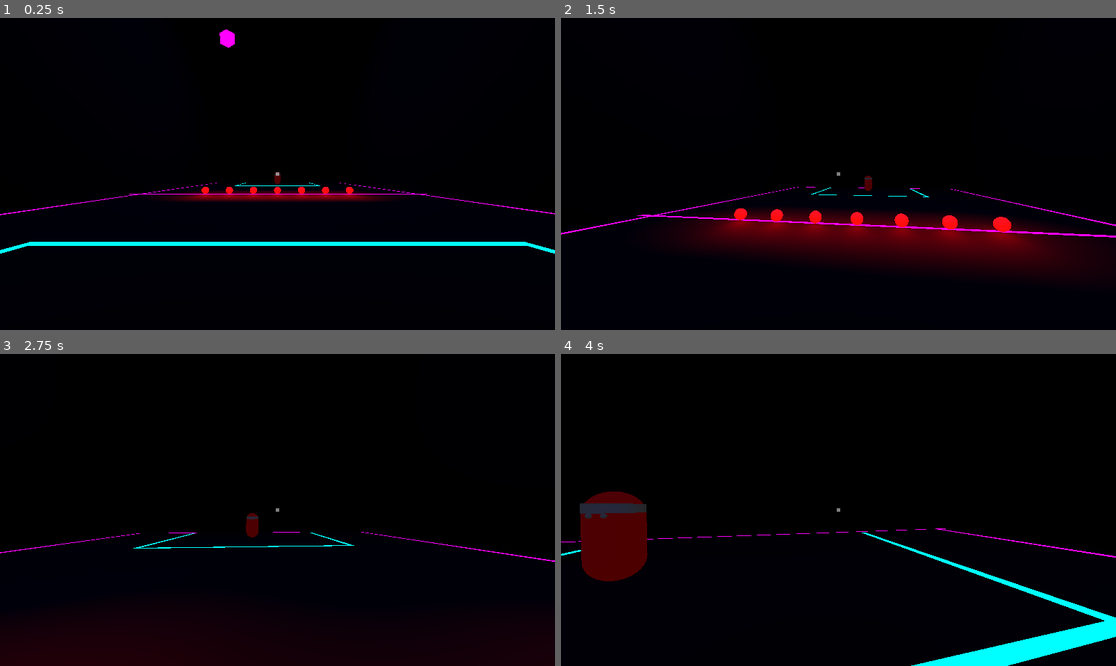
Above: before the commit, frames 1-4 (two rows, left to right).
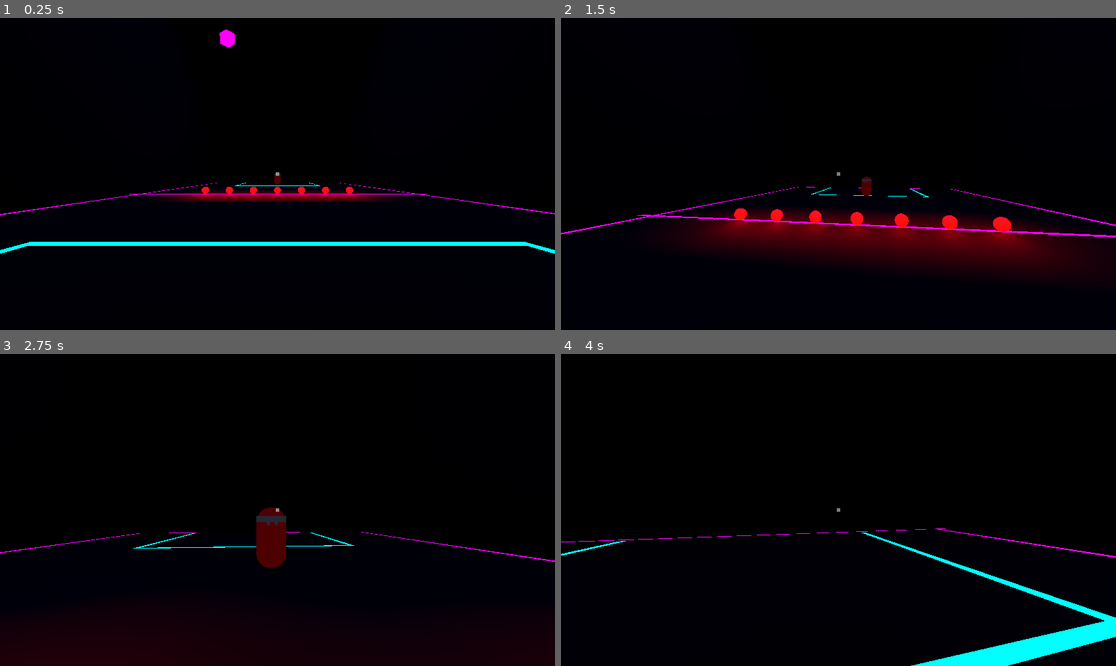
Above: after the commit, the same moments.

Repository: 548778-stack/dodge-ultimate
Game: Godot game, scene res://level_1.tscn
Two runs of this game, one before a commit and one after it. Both use one fixed random seed, a clock stepped at 60 frames per second and the inputs below.
Inputs (mouse positions are in pixels of both pictures, inside the frame that each line leads up to):
- Up to frame 1 (0.25 s): no input
- Up to frame 2 (1.5 s): tap Enter at 0.5 s; move the mouse to (866, 174) at 0.52 s; press the mouse at (866, 174) at 0.53 s; hold W (move_forward) from 0.53 s (still down); tap Space (jump) at 0.77 s; move the mouse to (810, 174) at 1.27 s; release the mouse at (810, 174) at 1.28 s; click (810, 174) at 1.35 s
- Up to frame 3 (2.75 s): keep holding W (move_forward); tap Space (jump) at 1.52 s; move the mouse to (288, 503) at 2.02 s; press the mouse at (288, 503) at 2.03 s
- Up to frame 4 (4 s): keep holding W (move_forward); move the mouse to (832, 516) at 2.77 s; release the mouse at (832, 516) at 2.78 s; click (832, 516) at 2.85 s; tap Space (jump) at 3.02, 3.77 s; move the mouse to (877, 513) at 3.52 s; press the mouse at (877, 513) at 3.53 s

The runs differ from the first frame. In frame 1, less than 0.1% of the frame differs, in the area x 49-51%, y 52-54%; in frame 2, less than 0.1%; in frame 3, 1.1%; in frame 4, 3.1%, in the area x 3-16%, y 44-73%.

Commit message:
enemy behavior somewhat finished still needs work

Diff:
--- a/Enemy.tscn
+++ b/Enemy.tscn
@@ -11,10 +11,10 @@
 material = SubResource("StandardMaterial3D_tt7e2")
 
 [sub_resource type="BoxShape3D" id="BoxShape3D_tt7e2"]
-size = Vector3(1, 1.8598328, 1.6005249)
+size = Vector3(1.8, 1.86, 1.8)
 
 [sub_resource type="BoxShape3D" id="BoxShape3D_s7bn3"]
-size = Vector3(20, 8.525, 20)
+size = Vector3(50, 8.525, 50)
 
 [sub_resource type="CylinderMesh" id="CylinderMesh_tt7e2"]
 height = 0.2
@@ -24,14 +24,19 @@
 height = 0.1
 
 [node name="Enemy" type="CharacterBody3D" unique_id=1436146039]
+transform = Transform3D(1, 0, 0, 0, 1, 0, 0, 0, 1, 0, 0.93931407, 0.13121796)
 script = ExtResource("1_tt7e2")
+player_path = null
+divider_x = null
+speed = null
 min_throw_force = null
 max_throw_force = null
 throw_strength = null
 throw_interval = null
-player_path = null
-divider_x = null
-speed = null
+aim_height_offset = null
+dodge_speed = null
+dodge_duration = null
+dodge_cooldown = null
 
 [node name="CollisionShape3D" type="CollisionShape3D" parent="." unique_id=1966790885]
 shape = SubResource("CapsuleShape3D_gqquq")
@@ -42,13 +47,11 @@
 [node name="NavigationAgent3D" type="NavigationAgent3D" parent="." unique_id=1465528661]
 
 [node name="HoldPosition" type="Marker3D" parent="." unique_id=915925379]
-transform = Transform3D(1, 0, 0, 0, 1, 0, 0, 0, 1, -0.45985568, 0, 0.7522011)
+transform = Transform3D(1, 0, 0, 0, 1, 0, 0, 0, 1, 0.58770263, 0, -0.8990861)
 
 [node name="PickUpArea" type="Area3D" parent="." unique_id=553782569]
-transform = Transform3D(1, 0, 0, 0, 1, 0, 0, 0, 1, 0, 0.14426184, 1.0207043)
 
 [node name="CollisionShape3D" type="CollisionShape3D" parent="PickUpArea" unique_id=1505541201]
-transform = Transform3D(1, 0, 0, 0, 1, 0, 0, 0, 1, 0, -0.07255554, 0.26602173)
 shape = SubResource("BoxShape3D_tt7e2")
 
 [node name="BallDetectionArea" type="Area3D" parent="." unique_id=960952184]
@@ -58,6 +61,7 @@
 shape = SubResource("BoxShape3D_s7bn3")
 
 [node name="Head" type="Node3D" parent="." unique_id=1440917691]
+transform = Transform3D(-1, 0, -8.742278e-08, 0, 1, 0, 8.742278e-08, 0, -1, 0, 0, 0)
 
 [node name="MeshInstance3D2" type="MeshInstance3D" parent="Head" unique_id=1347121030]
 transform = Transform3D(1, 0, 0, 0, 1, 0, 0, 0, 1, 0, 0.6222724, 0)
--- a/Player.tscn
+++ b/Player.tscn
@@ -25,6 +25,10 @@
 
 [node name="HoldPosition" type="Node3D" parent="CameraPivot/Camera3D" unique_id=292621595]
 transform = Transform3D(1, 0, 0, 0, 1, 0, 0, 0, 1, 0.37352246, -0.0916363, -0.891404)
+
+[node name="AimRay" type="RayCast3D" parent="CameraPivot/Camera3D" unique_id=387776301]
+transform = Transform3D(1, 0, 0, 0, 0.9999619, -0.008726535, 0, 0.008726535, 0.9999619, 0, 0, 0)
+target_position = Vector3(0, -1, -100)
 
 [node name="CanvasLayer" type="CanvasLayer" parent="." unique_id=1663450898]
 
--- a/enemy.gd
+++ b/enemy.gd
@@ -1,9 +1,4 @@
 extends CharacterBody3D
-
-@export var min_throw_force: float = 10.0
-@export var max_throw_force: float = 35.0
-@export_range(0.0, 1.0) var throw_strength: float = 0.7
-@export var throw_interval: float = 2.0
 
 @export var player_path: NodePath
 @export var divider_x: float = 0.0
@@ -12,6 +7,15 @@
     "physics/3d/default_gravity"
 )
 
+@export var min_throw_force: float = 10.0
+@export var max_throw_force: float = 35.0
+@export_range(0.0, 1.0) var throw_strength: float = 0.7
+@export var throw_interval: float = 2.0
+@export var aim_height_offset: float = 1.5
+@export var dodge_speed: float = 6.0
+@export var dodge_duration: float = 0.45
+@export var dodge_cooldown: float = 1.2
+
 @onready var navigation_agent: NavigationAgent3D = $NavigationAgent3D
 @onready var hold_position: Marker3D = $HoldPosition
 @onready var pickup_area: Area3D = $PickUpArea
@@ -21,7 +25,9 @@
 var carried_ball: RigidBody3D
 var detected_balls: Array[RigidBody3D] = []
 var throw_timer: float = 0.0
-
+var dodge_timer: float = 0.0
+var dodge_cooldown_timer: float = 0.0
+var dodge_direction: Vector3 = Vector3.ZERO
 
 func _ready() -> void:
 	detection_area.body_entered.connect(_on_detection_body_entered)
@@ -30,46 +36,72 @@
 
 
 func _physics_process(delta: float) -> void:
+	dodge_cooldown_timer = maxf(0.0, dodge_cooldown_timer - delta)
+
 	if not is_on_floor():
 		velocity.y -= gravity * delta
 	else:
 		velocity.y = 0.0
 
+	# While dodging, move sideways and skip normal navigation.
+	if dodge_timer > 0.0:
+		dodge_timer = maxf(0.0, dodge_timer - delta)
+		velocity.x = dodge_direction.x * dodge_speed
+		velocity.z = dodge_direction.z * dodge_speed
+		move_and_slide()
+		return
+
+	try_dodge()
+
+	# try_dodge() may have started a dodge this frame.
+	if dodge_timer > 0.0:
+		velocity.x = dodge_direction.x * dodge_speed
+		velocity.z = dodge_direction.z * dodge_speed
+		move_and_slide()
+		return
+
 	if is_instance_valid(carried_ball):
 		carried_ball.global_position = hold_position.global_position
+
 		velocity.x = 0.0
 		velocity.z = 0.0
-
 		throw_timer += delta
+
 		if can_detect_player() and throw_timer >= throw_interval:
 			throw_ball_at_player()
 
 		move_and_slide()
 		return
-	carried_ball = null
-
-	# Forget balls that were removed or have crossed onto the player's side.
+	else:
+		carried_ball = null
+
 	for i in range(detected_balls.size() - 1, -1, -1):
-		var ball := detected_balls[i]
+		var ball: RigidBody3D = detected_balls[i]
 		if not is_instance_valid(ball) or ball.global_position.x >= divider_x:
 			detected_balls.remove_at(i)
 
-	var target := _get_nearest_ball()
-
-	if target == null:
+	var target_ball: RigidBody3D = _get_nearest_ball()
+
+	if target_ball == null:
 		velocity.x = 0.0
 		velocity.z = 0.0
 		move_and_slide()
 		return
 
-	navigation_agent.target_position = target.global_position
+	navigation_agent.target_position = target_ball.global_position
 
 	if not navigation_agent.is_navigation_finished():
-		var direction := navigation_agent.get_next_path_position() - global_position
+		var direction: Vector3 = (
+			navigation_agent.get_next_path_position() - global_position
+		)
 		direction.y = 0.0
 		direction = direction.normalized()
+
 		velocity.x = direction.x * speed
 		velocity.z = direction.z * speed
+
+		if direction.length_squared() > 0.001:
+			look_at(global_position + direction, Vector3.UP)
 	else:
 		velocity.x = 0.0
 		velocity.z = 0.0
@@ -79,13 +111,17 @@
 
 func _get_nearest_ball() -> RigidBody3D:
 	var closest: RigidBody3D = null
-	var closest_distance := INF
+	var closest_distance: float = INF
 
 	for ball in detected_balls:
 		if not is_instance_valid(ball):
 			continue
-
-		var distance := global_position.distance_squared_to(ball.global_position)
+		if ball.global_position.x >= divider_x:
+			continue
+
+		var distance: float = global_position.distance_squared_to(
+			ball.global_position
+		)
 		if distance < closest_distance:
 			closest_distance = distance
 			closest = ball
@@ -95,7 +131,7 @@
 
 func _on_detection_body_entered(body: Node3D) -> void:
 	if body is RigidBody3D:
-		var ball := body as RigidBody3D
+		var ball: RigidBody3D = body as RigidBody3D
 		if ball.global_position.x < divider_x and not detected_balls.has(ball):
 			detected_balls.append(ball)
 
@@ -106,10 +142,12 @@
 
 
 func _on_pickup_body_entered(body: Node3D) -> void:
-	if carried_ball != null or not body is RigidBody3D:
-		return
-
-	var ball := body as RigidBody3D
+	if is_instance_valid(carried_ball):
+		return
+	if not body is RigidBody3D:
+		return
+
+	var ball: RigidBody3D = body as RigidBody3D
 
 	# Only pick up balls on the enemy's side.
 	if ball.global_position.x >= divider_x:
@@ -117,11 +155,12 @@
 
 	carried_ball = ball
 	carried_ball.freeze = true
+	carried_ball.sleeping = false
 	carried_ball.linear_velocity = Vector3.ZERO
 	carried_ball.angular_velocity = Vector3.ZERO
-	carried_ball.reparent(hold_position, true)
 	carried_ball.global_position = hold_position.global_position
 	detected_balls.erase(carried_ball)
+	throw_timer = 0.0
 
 
 func can_detect_player() -> bool:
@@ -132,20 +171,64 @@
 	if not is_instance_valid(carried_ball) or not is_instance_valid(player):
 		return
 
+	var ball: RigidBody3D = carried_ball
+	carried_ball = null
+	detected_balls.erase(ball)
 	throw_timer = 0.0
 
-	var ball_to_throw := carried_ball
-	carried_ball = null
-	detected_balls.erase(ball_to_throw)
-
-	# Move the ball out of the HoldPosition before applying physics.
-	ball_to_throw.reparent(get_tree().current_scene, true)
-	ball_to_throw.global_position = hold_position.global_position
-	ball_to_throw.freeze = false
-
-	var throw_direction := player.global_position - ball_to_throw.global_position
-	throw_direction.y += 1.0 # Aim slightly upward.
-	throw_direction = throw_direction.normalized()
-
-	var final_force: float = lerpf(min_throw_force, max_throw_force, throw_strength)
-	ball_to_throw.linear_velocity = throw_direction * final_force
+	var start: Vector3 = ball.global_position
+	var target: Vector3 = player.global_position
+	target.y += aim_height_offset
+
+	var horizontal: Vector3 = Vector3(
+		target.x - start.x,
+		0.0,
+		target.z - start.z
+	)
+	var distance: float = horizontal.length()
+
+	if distance < 0.1:
+		return
+
+	var direction: Vector3 = horizontal.normalized()
+	var launch_speed: float = lerpf(
+		min_throw_force,
+		max_throw_force,
+		throw_strength
+	)
+
+	# Increase the upward component with distance to account for gravity.
+	var gravity_strength: float = maxf(gravity, 0.01)
+	var flight_time: float = maxf(distance / launch_speed, 0.2)
+	var vertical_speed: float = (
+		(target.y - start.y + 0.5 * gravity_strength * flight_time * flight_time)
+		/ flight_time
+	)
+
+	ball.freeze = false
+	ball.sleeping = false
+	ball.linear_velocity = direction * launch_speed + Vector3.UP * vertical_speed
+
+func try_dodge() -> void:
+	if dodge_cooldown_timer > 0.0 or not is_instance_valid(player):
+		return
+
+	var to_player: Vector3 = player.global_position - global_position
+	to_player.y = 0.0
+
+	if to_player.length() > 8.0:
+		return
+
+	# Only dodge when the player is roughly in front of the enemy.
+	var forward: Vector3 = -global_transform.basis.z
+	forward.y = 0.0
+	forward = forward.normalized()
+
+	if forward.dot(to_player.normalized()) < 0.3:
+		return
+
+	var sideways: Vector3 = Vector3(-to_player.z, 0.0, to_player.x).normalized()
+	dodge_direction = sideways if randf() < 0.5 else -sideways
+
+	dodge_timer = dodge_duration
+	dodge_cooldown_timer = dodge_cooldown
--- a/project.godot
+++ b/project.godot
@@ -12,7 +12,7 @@
 
 config/name="Dodge Ultimate"
 run/main_scene="uid://d2kxyjcnuargs"
-config/features=PackedStringArray("4.6", "Mobile")
+config/features=PackedStringArray("4.7", "Mobile")
 config/icon="res://icon.svg"
 
 [global_group]
